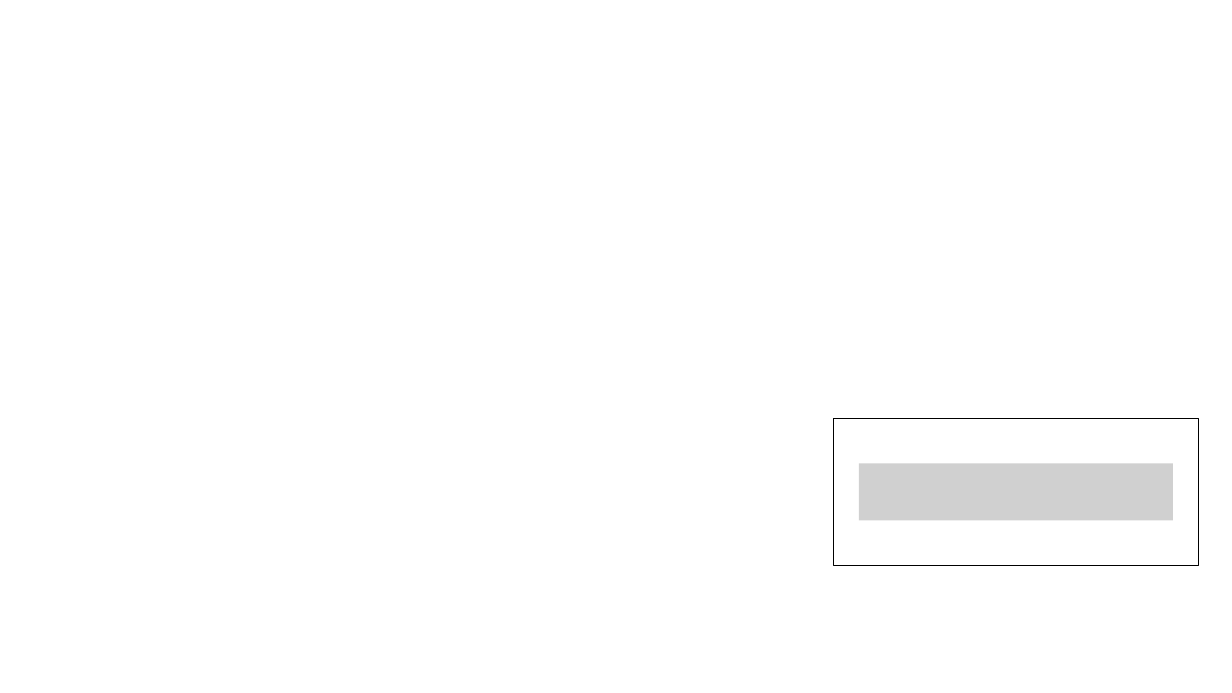
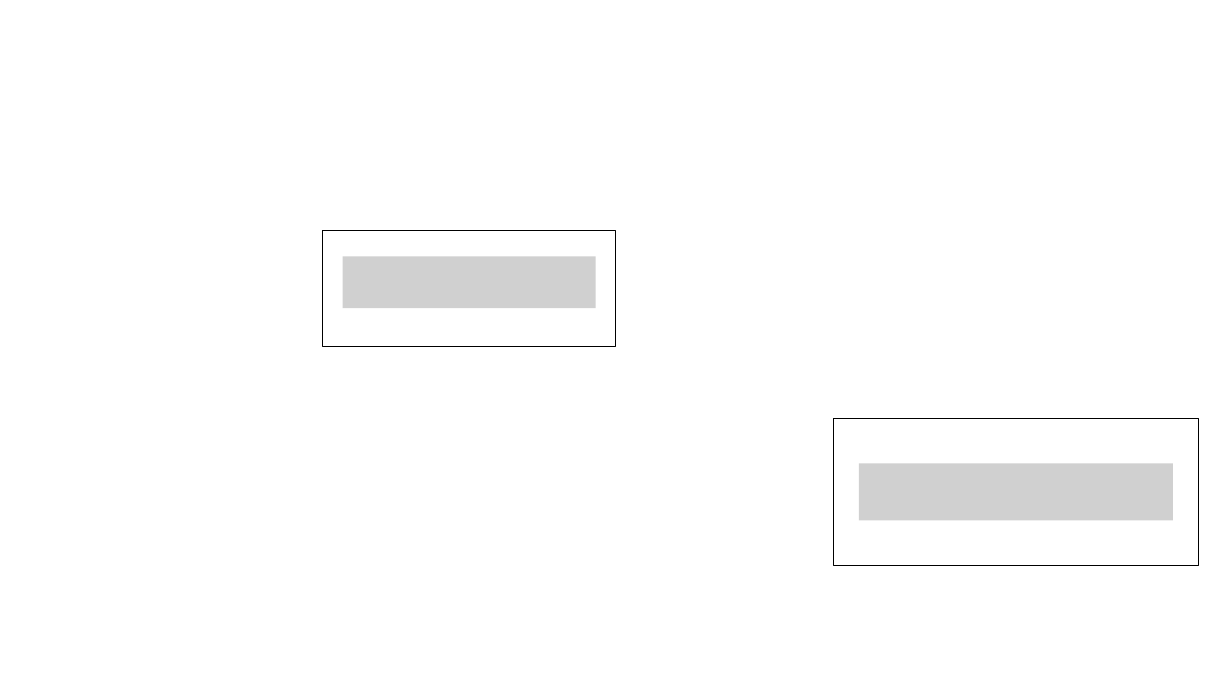
Before and after one commit to suriyamu1/PowerElectronicsLab, a slide deck: slide 4 of Assets/Powerpoints/DC Chopper.pptx. Drawn at 1232x693 pixels with LibreOffice and Linux fonts; fonts in the diff are those of the drawing; grey boxes stand for pictures. Boxes give left, top, right and bottom in pixels: in the first picture for what was removed or moved away, otherwise in the second. Text is boxed around its words. In the diff, an @@ line names an element or a change of style, - is before the commit and + after.

```diff
--- a/Assets/Powerpoints/DC Chopper.pptx
+++ b/Assets/Powerpoints/DC Chopper.pptx
@@ rectangle added at bbox=[323, 231, 616, 347], outline #000000 0.75 pt @@
@@ picture added at bbox=[343, 256, 596, 308] @@
```
Also in this commit, not shown: 2 slides added, 7 other files.
